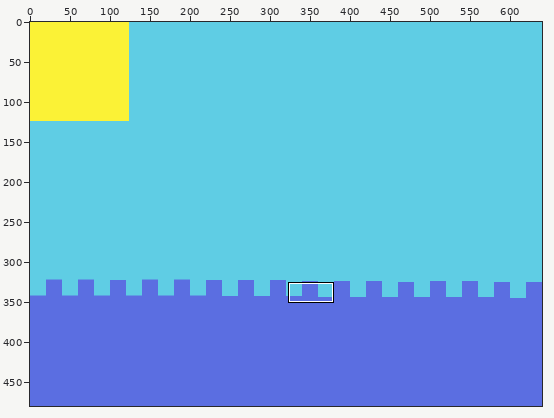
A pixel-art file gets an edit: GSM_RHYTHM/Image/Game/UI.aseprite. The picture above shows the old version from afar; the outline marks the close-up.
Close-up. As it was:
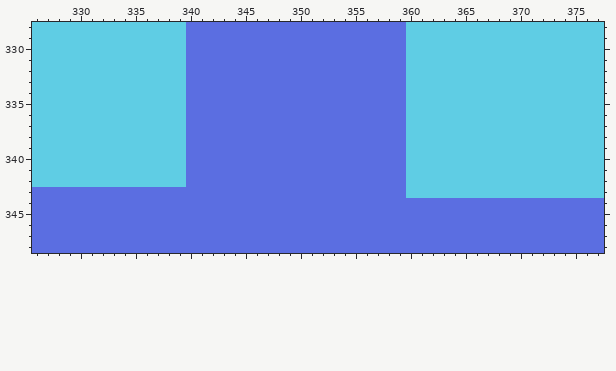
640x480 pixels, 1 frame. Colours within 5 levels of each other are drawn and written as one. Shown: x 326..377, y 328..348. The commit also changed other parts of the picture, which this record leaves out.
After the commit:
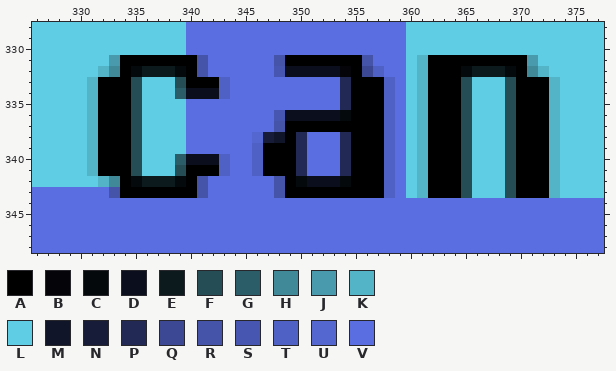
Palette (. is transparent): A #000000  B #040409  C #040a0b  D #0b0e1c  E #0c1a1d  F #244d56  G #2b5d68  H #408999  J #489aac  K #53b4c8  L #5fcde4  M #11152a  N #171c38  P #222955  Q #3c4894  R #4553a9  S #4756b0  T #5061c6  U #5466d0  V #5b6ee1
Difference:
layer "Layer 11" added
Layer "Layer 11":
Colour A replaces colour L in row 331 at x 334 to 339 and 362 to 370; in row 332 at x 334, 362 to 364 and 370; in rows 333 to 341 at x 332 to 334, 362 to 364 and 370 to 372; in row 342 at x 334, 362 to 364 and 370 to 372; in row 343 at x 362 to 364 and 370 to 372.
Colour A replaces colour V in row 331 at x 340 and 349 to 355; in row 332 at x 340 and 355; in row 333 at x 340 to 342 and 355 to 357; in rows 334 to 336 at x 355 to 357; in row 337 at x 349 to 357; in row 338 at x 349 and 355 to 357.
Colour A replaces colour V in rows 339 to 340 at x 347 to 349 and 355 to 357; in row 341 at x 340 to 342, 347 to 349 and 355 to 357; in row 342 at x 340, 349 and 355 to 357; in row 343 at x 334 to 340 and 349 to 357.
Colour B replaces colour V in row 332 at x 354.
Colour C replaces colour L in row 332 at x 335, 339, 365 and 369; in row 342 at x 335 and 339.
Colour C replaces colour V in row 336 at x 354; in row 342 at x 350 and 354.
Colour D replaces colour V in row 332 at x 349 to 353; in row 334 at x 340 to 342; in row 336 at x 349 to 353; in row 340 at x 340 to 342; in row 342 at x 351 to 353.
Colour E replaces colour L in row 332 at x 336 to 338 and 366 to 368; in row 342 at x 336 to 338.
Colour F replaces colour L in row 333 at x 335, 339, 365 and 369; in rows 334 to 340 at x 335, 365 and 369; in row 341 at x 335, 339, 365 and 369; in rows 342 to 343 at x 365 and 369.
Colour G replaces colour L in row 334 at x 339; in row 340 at x 339.
Colour H replaces colour L in row 332 at x 333 and 371; in row 342 at x 333.
Colour J replaces colour L in row 331 at x 333 and 371.
Colour K replaces colour L in row 331 at x 361; in row 332 at x 332, 361 and 372; in rows 333 to 341 at x 331, 361 and 373; in row 342 at x 332, 361 and 373; in row 343 at x 361 and 373.
Colour M replaces colour V in row 338 at x 348.
Colour N replaces colour V in row 338 at x 347.
Colour P replaces colour V in rows 333 to 335 at x 354; in rows 338 to 341 at x 350 and 354.
Colour Q replaces colour V in row 332 at x 356.
Colour R replaces colour V in row 331 at x 341, 348 and 356; in row 332 at x 341; in row 337 at x 348; in row 342 at x 341 and 348; in row 343 at x 333, 341 and 348.
Colour S replaces colour V in row 332 at x 348; in row 336 at x 348.
Colour T replaces colour V in row 332 at x 357; in rows 333 to 334 at x 343 and 358; in rows 335 to 338 at x 358; in row 339 at x 346 and 358; in rows 340 to 341 at x 343, 346 and 358; in rows 342 to 343 at x 358.
Colour U replaces colour V in row 338 at x 346.
